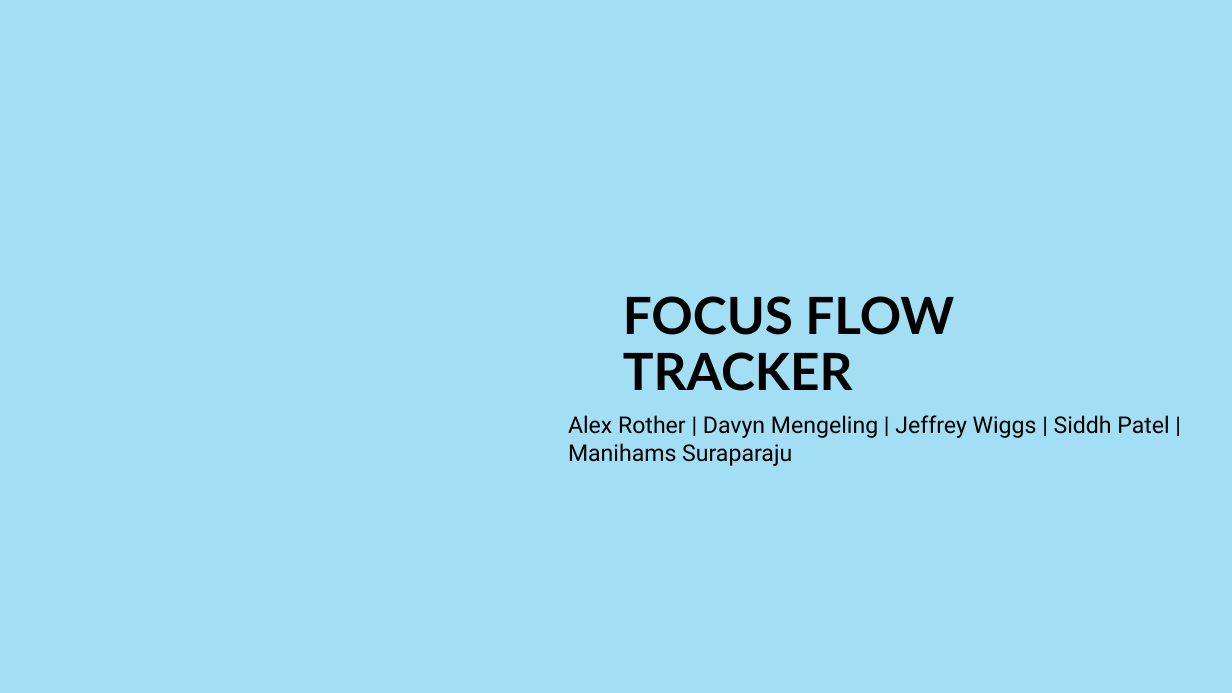
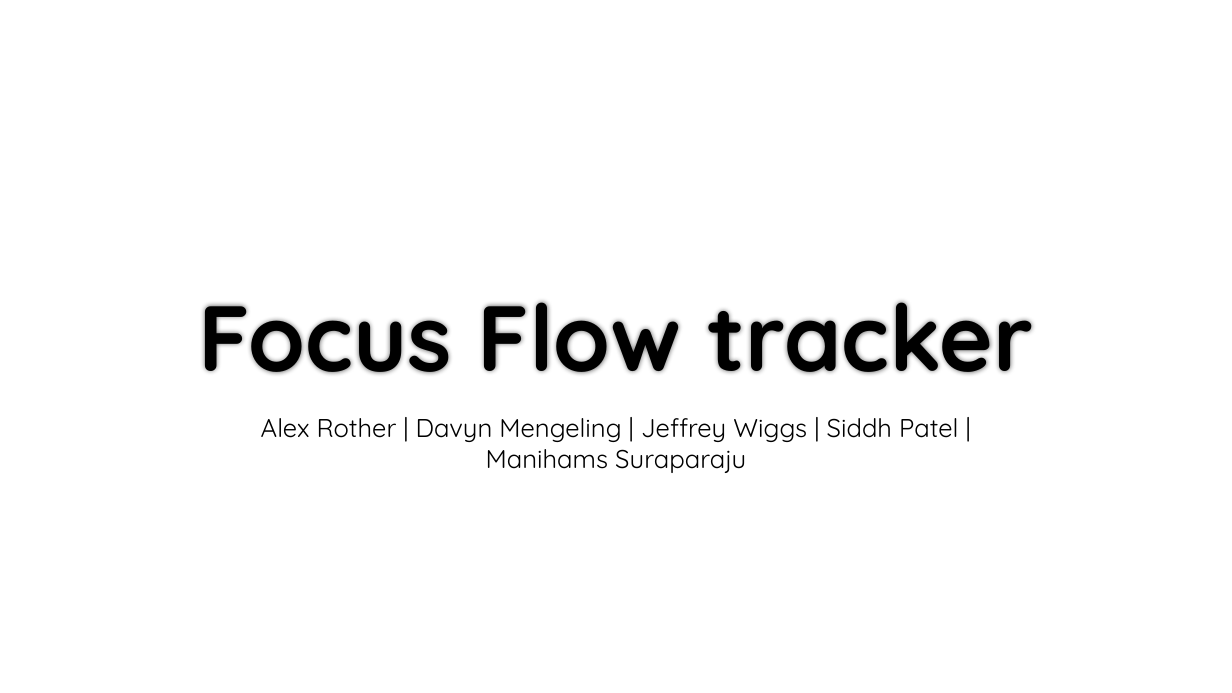
Before and after one commit to spatel787/FocusFlowTracker, a slide deck: slide 1 of Final Presentation.pptx. Drawn at 1232x693 pixels with LibreOffice and Linux fonts; fonts in the diff are those of the drawing; background and template pictures are left out. Boxes give left, top, right and bottom in pixels: in the first picture for what was removed or moved away, otherwise in the second. Text is boxed around its words. In the diff, an @@ line names an element or a change of style, - is before the commit and + after.

```diff
--- a/Final Presentation.pptx
+++ b/Final Presentation.pptx
@@ background #A2DEF4 to #FFFFFF @@
@@ title at [198, 301, 1033, 374]: text changed; size 40 to 72 pt; font Lato to Quicksand @@
-FOCUS FLOW TRACKER
+Focus Flow tracker
@@ text "Alex Rother | Davyn Mengeling ...": place and size @@
-text "Alex Rother | Davyn Mengeling ..." at [568, 415, 1169, 466]
+text "Alex Rother | Davyn Mengeling ..." at [261, 418, 958, 473]
@@ text "Alex Rother | Davyn Mengeling ..." at [261, 418, 958, 473]: size 18 to 20 pt, font Roboto to Quicksand; alignment left to centre; more space between paragraphs @@
```
Also in this commit, not shown: 9 other slides changed, 1 slide removed.
